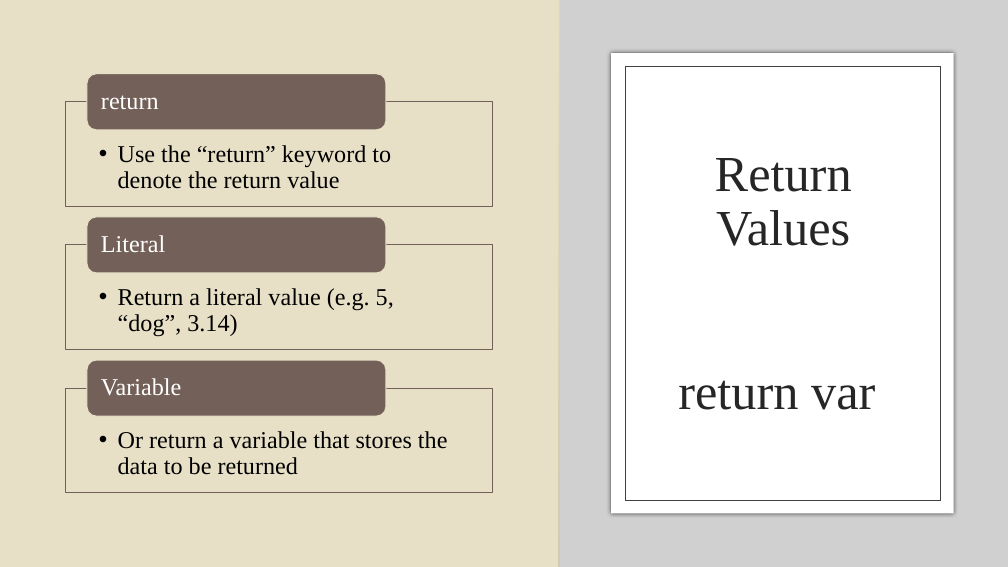
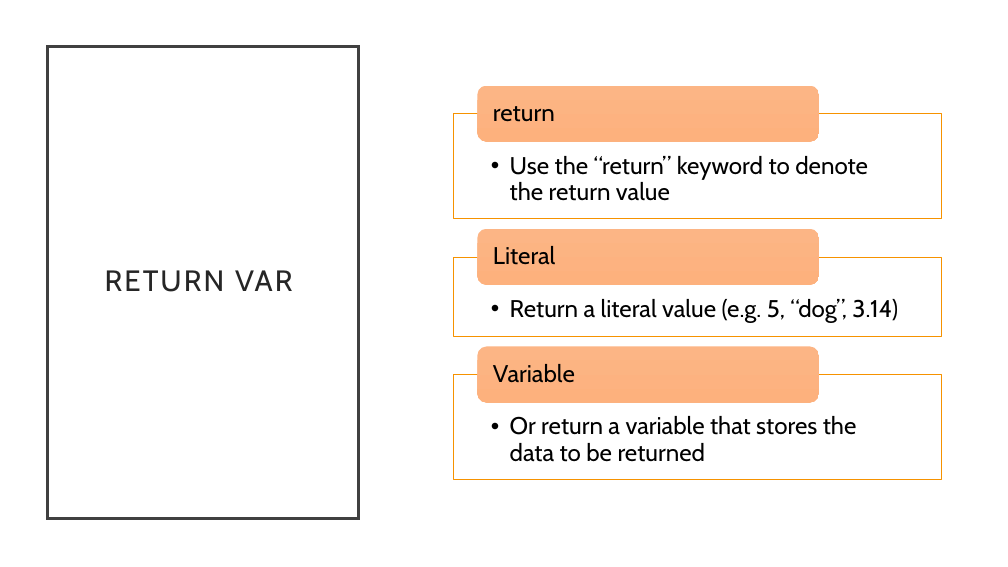
Before and after one commit to rsera/Junior-Knights, a slide deck: slide 14 of Python Day 8 Functions.pptx (slide 12 before the commit). Drawn at 1008x567 pixels with LibreOffice and Linux fonts; fonts in the diff are those of the drawing; grey boxes stand for pictures. Boxes give left, top, right and bottom in pixels: in the first picture for what was removed or moved away, otherwise in the second. Text is boxed around its words. In the diff, an @@ line names an element or a change of style, - is before the commit and + after.

```diff
--- a/Python Day 8 Functions.pptx
+++ b/Python Day 8 Functions.pptx
@@ background #E7E0C7 to #FFFFFF @@
@@ rectangle removed at box(0, 0, 1008, 567) @@
@@ rectangle removed at box(0, 0, 559, 567) @@
@@ picture removed at box(560, 0, 1008, 567) @@
@@ rectangle removed at box(31, 31, 978, 536) @@
@@ title "RETURN VAR": place and size @@
-title "RETURN VAR" at box(678, 158, 875, 410)
+title "RETURN VAR" at box(48, 46, 359, 518)
@@ title "RETURN VAR" at box(48, 46, 359, 518): fill none to #FFFFFF; outline none to #404040 2.5 pt @@
@@ rectangle removed at box(611, 53, 954, 513) @@
@@ text "return": place and size @@
-text "return" at box(101, 95, 159, 109)
+text "return" at box(493, 106, 555, 122)
@@ rectangle removed at box(625, 67, 940, 500) @@
@@ text "Use the “return” keyword to ...": place and size @@
-text "Use the “return” keyword to ..." at box(118, 145, 391, 189)
+text "Use the “return” keyword to ..." at box(510, 156, 868, 201)
@@ text "Literal": place and size @@
-text "Literal" at box(101, 235, 165, 252)
+text "Literal" at box(493, 246, 555, 265)
@@ font Times New Roman to Cabin in 3 elements at box(510, 156, 868, 201), box(510, 416, 857, 462), box(510, 299, 898, 323) @@
@@ text "Return a literal value (e.g. ...": place and size @@
-text "Return a literal value (e.g. ..." at box(118, 288, 394, 337)
+text "Return a literal value (e.g. ..." at box(510, 299, 898, 323)
@@ title at box(105, 270, 292, 292): text changed; size 48 to 28 pt; font Times New Roman to Cabin @@
-Return Values
-return var
+RETURN VAR
@@ group added at box(453, 85, 941, 479): 3 rectangles, 3 rounded rectangles @@
@@ font Times New Roman to Cabin, text colour #FFFFFF to #000000 in 3 elements at box(493, 106, 555, 122), box(493, 246, 555, 265), box(493, 364, 575, 383) @@
@@ text "Variable": place and size @@
-text "Variable" at box(101, 378, 181, 396)
+text "Variable" at box(493, 364, 575, 383)
@@ group removed at box(66, 74, 493, 493): 3 rectangles, 3 rounded rectangles @@
@@ text "Or return a variable that ...": place and size @@
-text "Or return a variable that ..." at box(118, 431, 447, 475)
+text "Or return a variable that ..." at box(510, 416, 857, 462)
```
Also in this commit, not shown: 19 other slides changed, 2 slides added, 13 other files.
